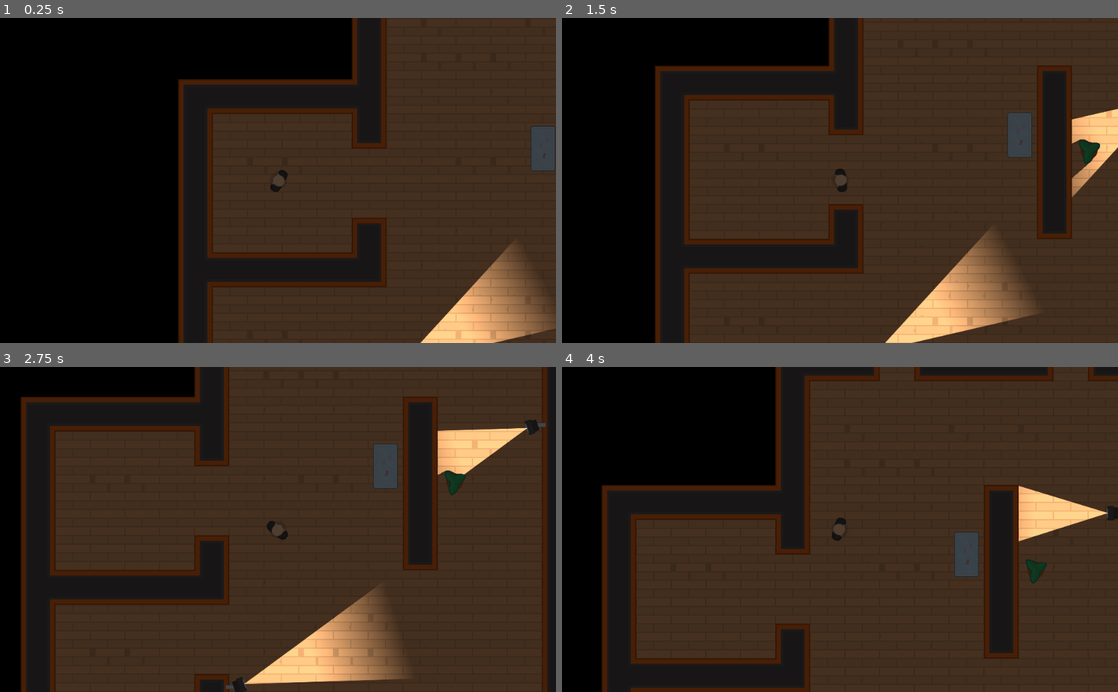
Above: before the commit, frames 1-4 (two rows, left to right).
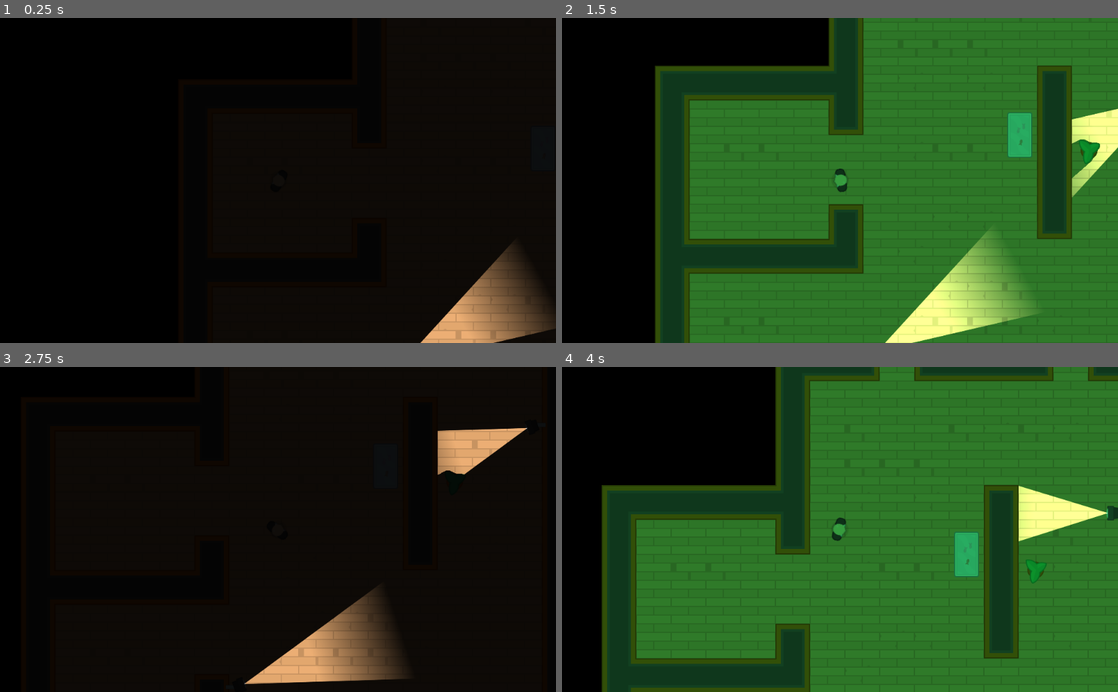
Above: after the commit, the same moments.

Repository: jruizluque/Godot2D_HeistMeisters_3.1
Game: Godot game, scene res://Levels/Level1.tscn
The game is run twice, just before and just after one commit, with the same random seed, the same clock (stepped at 60 frames per second) and the same inputs.
Inputs (mouse positions are in pixels of both pictures, inside the frame that each line leads up to):
- Up to frame 1 (0.25 s): no input
- Up to frame 2 (1.5 s): tap Enter at 0.5 s; move the mouse to (962, 164) at 0.52 s; hold D (move_right) 0.53-1.28 s; tap Space (torch_toggle, bound only before the commit) at 0.6, 1.35 s; move the mouse to (728, 196) at 1.27 s; hold S (move_down) from 1.28 s (still down)
- Up to frame 3 (2.75 s): move the mouse to (333, 458) at 2.02 s; release S (move_down) at 2.03 s; hold D (move_right) from 2.03 s (still down); tap Space (torch_toggle, bound only before the commit) at 2.1 s
- Up to frame 4 (4 s): move the mouse to (812, 594) at 2.77 s; release D (move_right) at 2.78 s; hold W (move_up) 2.78-3.53 s; tap Space (torch_toggle, bound only before the commit) at 2.85, 3.6 s; move the mouse to (1006, 578) at 3.52 s; hold A (move_left) from 3.53 s (still down)

The runs differ from the first frame. In frame 1, 52% of the frame differs, in the area x 32-100%, y 0-100%; in frame 2, 79%; in frame 3, 80%; in frame 4, 82%, in the area x 7-100%, y 0-100%.
Error in both runs: Invalid get index '0' (on base: 'PoolVector2Array'). (res://Characters/NPCs/Guard.gd:22)

Commit message:
Nightvision Mode

Diff:
--- a/Characters/Player.gd
+++ b/Characters/Player.gd
@@ -23,5 +23,5 @@
 		motion.x = lerp(motion.x, 0, FRICTION)
 
 func _input(event):
-	if Input.is_action_just_pressed("torch_toggle"):
-		$Torch.enabled = !$Torch.enabled
+	if Input.is_action_just_pressed("toggle_vision_mode"):
+		get_tree().call_group("Interface", "cycle_vision_mode")
--- /dev/null
+++ b/Interface/VisionMode.gd
@@ -0,0 +1,29 @@
+extends CanvasModulate
+
+const DARK = Color("111111")
+const NIGHTVISION = Color("37bf62")
+
+func _ready():
+	visible = true
+	color = DARK
+
+func cycle_vision_mode():
+	if $Timer.is_stopped():
+		$Timer.start()
+		if color == NIGHTVISION:
+			DARK_mode()
+		else:
+			NIGHTVISION_mode()
+
+func DARK_mode():
+	color = DARK
+	$AudioStreamPlayer2D.stream = load("res://SFX/nightvision_off.wav")
+	$AudioStreamPlayer2D.play()
+
+func NIGHTVISION_mode():
+	color = NIGHTVISION
+	$AudioStreamPlayer2D.stream = load("res://SFX/nightvision.wav")
+	$AudioStreamPlayer2D.play()
+
+func _on_Timer_timeout():
+	$Timer.stop()
--- /dev/null
+++ b/Interface/VisionMode.tscn
@@ -0,0 +1,15 @@
+[gd_scene load_steps=2 format=2]
+
+[ext_resource path="res://Interface/VisionMode.gd" type="Script" id=1]
+
+[node name="VisionMode" type="CanvasModulate" groups=[
+"Interface",
+]]
+visible = false
+color = Color( 0.313726, 0.294118, 0.294118, 1 )
+script = ExtResource( 1 )
+
+[node name="AudioStreamPlayer2D" type="AudioStreamPlayer2D" parent="."]
+
+[node name="Timer" type="Timer" parent="."]
+one_shot = true
--- a/Levels/Level1.tscn
+++ b/Levels/Level1.tscn
@@ -4,7 +4,7 @@
 [ext_resource path="res://Characters/NPCs/Camera.tscn" type="PackedScene" id=2]
 [ext_resource path="res://Characters/NPCs/Guard.tscn" type="PackedScene" id=3]
 
-[node name="Level1" index="0" instance=ExtResource( 1 )]
+[node name="Level1" instance=ExtResource( 1 )]
 
 [node name="TileMap" parent="Navigation2D" index="0"]
 tile_data = PoolIntArray( -983041, 1, 0, -1048576, 1, 2, -1048575, 1, 2, -1048574, 1, 2, -1048573, 1, 2, -1048572, 1, 2 …(8621 unchanged characters)…
--- a/Levels/TemplateLevel.tscn
+++ b/Levels/TemplateLevel.tscn
@@ -1,100 +1,101 @@
-[gd_scene load_steps=35 format=2]
+[gd_scene load_steps=36 format=2]
 
 [ext_resource path="res://Tiles/Tiles.tres" type="TileSet" id=1]
 [ext_resource path="res://GFX/Tilesheet/tilesheet_complete.png" type="Texture" id=2]
 [ext_resource path="res://Characters/Player.tscn" type="PackedScene" id=3]
-
-[sub_resource type="OccluderPolygon2D" id=2]
+[ext_resource path="res://Interface/VisionMode.tscn" type="PackedScene" id=4]
+
+[sub_resource type="OccluderPolygon2D" id=1]
 polygon = PoolVector2Array( 8, 16, 16, 16, 16, 8, 48, 8, 48, 16, 56, 16, 56, 56, 8, 56 )
 
-[sub_resource type="ConvexPolygonShape2D" id=3]
+[sub_resource type="ConvexPolygonShape2D" id=2]
 points = PoolVector2Array( 8, 16, 16, 16, 16, 8, 48, 8, 48, 16, 56, 16, 56, 56, 8, 56 )
 
-[sub_resource type="OccluderPolygon2D" id=4]
-polygon = PoolVector2Array( 0, 0, 64, 0, 64, 64, 0, 64 )
-
-[sub_resource type="ConvexPolygonShape2D" id=5]
-points = PoolVector2Array( 0, 0, 64, 0, 64, 64, 0, 64 )
-
-[sub_resource type="OccluderPolygon2D" id=12]
+[sub_resource type="OccluderPolygon2D" id=3]
+polygon = PoolVector2Array( 0, 0, 64, 0, 64, 64, 0, 64 )
+
+[sub_resource type="ConvexPolygonShape2D" id=4]
+points = PoolVector2Array( 0, 0, 64, 0, 64, 64, 0, 64 )
+
+[sub_resource type="OccluderPolygon2D" id=5]
 polygon = PoolVector2Array( 0, 8, 64, 8, 64, 60, 0, 60 )
 
-[sub_resource type="ConvexPolygonShape2D" id=13]
+[sub_resource type="ConvexPolygonShape2D" id=6]
 points = PoolVector2Array( 0, 8, 64, 8, 64, 60, 0, 60 )
 
-[sub_resource type="OccluderPolygon2D" id=14]
+[sub_resource type="OccluderPolygon2D" id=7]
 polygon = PoolVector2Array( 8, 8, 12, 4, 16, 0, 20, 0, 24, 4, 28, 8, 64, 8, 64, 60, 32, 60, 20, 52, 12, 40, 8, 32 )
 
-[sub_resource type="ConvexPolygonShape2D" id=15]
+[sub_resource type="ConvexPolygonShape2D" id=8]
 points = PoolVector2Array( 8, 8, 12, 4, 16, 0, 20, 0, 24, 4, 28, 8, 64, 8, 64, 60, 32, 60, 16, 48, 8, 36 )
 
-[sub_resource type="OccluderPolygon2D" id=16]
+[sub_resource type="OccluderPolygon2D" id=9]
 polygon = PoolVector2Array( 4, 8, 8, 4, 16, 4, 20, 8, 44, 8, 48, 4, 56, 4, 60, 8, 60, 44, 56, 52, 48, 56, 16, 56, 8, 52, 4, 44 )
 
-[sub_resource type="ConvexPolygonShape2D" id=17]
+[sub_resource type="ConvexPolygonShape2D" id=10]
 points = PoolVector2Array( 8, 4, 16, 4, 20, 8, 44, 8, 48, 4, 56, 4, 60, 8, 60, 44, 56, 52, 48, 56, 16, 56, 8, 52, 4, 44, 4, 8 )
 
-[sub_resource type="OccluderPolygon2D" id=18]
-polygon = PoolVector2Array( 0, 0, 64, 0, 64, 64, 0, 64 )
-
-[sub_resource type="ConvexPolygonShape2D" id=19]
-points = PoolVector2Array( 0, 0, 64, 0, 64, 64, 0, 64 )
-
-[sub_resource type="OccluderPolygon2D" id=20]
-polygon = PoolVector2Array( 0, 0, 64, 0, 64, 64, 0, 64 )
-
-[sub_resource type="ConvexPolygonShape2D" id=21]
-points = PoolVector2Array( 0, 0, 64, 0, 64, 64, 0, 64 )
-
-[sub_resource type="OccluderPolygon2D" id=22]
-polygon = PoolVector2Array( 0, 0, 64, 0, 64, 64, 0, 64 )
-
-[sub_resource type="ConvexPolygonShape2D" id=23]
-points = PoolVector2Array( 0, 0, 64, 0, 64, 64, 0, 64 )
-
-[sub_resource type="OccluderPolygon2D" id=6]
-polygon = PoolVector2Array( 0, 0, 64, 0, 64, 64, 0, 64 )
-
-[sub_resource type="ConvexPolygonShape2D" id=7]
-points = PoolVector2Array( 0, 0, 64, 0, 64, 64, 0, 64 )
-
-[sub_resource type="OccluderPolygon2D" id=8]
-polygon = PoolVector2Array( 0, 0, 64, 0, 64, 64, 0, 64 )
-
-[sub_resource type="ConvexPolygonShape2D" id=9]
-points = PoolVector2Array( 0, 0, 64, 0, 64, 64, 0, 64 )
-
-[sub_resource type="OccluderPolygon2D" id=10]
-polygon = PoolVector2Array( 0, 0, 64, 0, 64, 64, 0, 64 )
-
-[sub_resource type="ConvexPolygonShape2D" id=11]
-points = PoolVector2Array( 0, 0, 64, 0, 64, 64, 0, 64 )
-
-[sub_resource type="OccluderPolygon2D" id=24]
+[sub_resource type="OccluderPolygon2D" id=11]
+polygon = PoolVector2Array( 0, 0, 64, 0, 64, 64, 0, 64 )
+
+[sub_resource type="ConvexPolygonShape2D" id=12]
+points = PoolVector2Array( 0, 0, 64, 0, 64, 64, 0, 64 )
+
+[sub_resource type="OccluderPolygon2D" id=13]
+polygon = PoolVector2Array( 0, 0, 64, 0, 64, 64, 0, 64 )
+
+[sub_resource type="ConvexPolygonShape2D" id=14]
+points = PoolVector2Array( 0, 0, 64, 0, 64, 64, 0, 64 )
+
+[sub_resource type="OccluderPolygon2D" id=15]
+polygon = PoolVector2Array( 0, 0, 64, 0, 64, 64, 0, 64 )
+
+[sub_resource type="ConvexPolygonShape2D" id=16]
+points = PoolVector2Array( 0, 0, 64, 0, 64, 64, 0, 64 )
+
+[sub_resource type="OccluderPolygon2D" id=17]
+polygon = PoolVector2Array( 0, 0, 64, 0, 64, 64, 0, 64 )
+
+[sub_resource type="ConvexPolygonShape2D" id=18]
+points = PoolVector2Array( 0, 0, 64, 0, 64, 64, 0, 64 )
+
+[sub_resource type="OccluderPolygon2D" id=19]
+polygon = PoolVector2Array( 0, 0, 64, 0, 64, 64, 0, 64 )
+
+[sub_resource type="ConvexPolygonShape2D" id=20]
+points = PoolVector2Array( 0, 0, 64, 0, 64, 64, 0, 64 )
+
+[sub_resource type="OccluderPolygon2D" id=21]
+polygon = PoolVector2Array( 0, 0, 64, 0, 64, 64, 0, 64 )
+
+[sub_resource type="ConvexPolygonShape2D" id=22]
+points = PoolVector2Array( 0, 0, 64, 0, 64, 64, 0, 64 )
+
+[sub_resource type="OccluderPolygon2D" id=23]
 polygon = PoolVector2Array( 24, 8, 64, 8, 64, 56, 24, 56, 20, 52, 20, 12 )
 
-[sub_resource type="ConvexPolygonShape2D" id=25]
+[sub_resource type="ConvexPolygonShape2D" id=24]
 points = PoolVector2Array( 24, 8, 64, 8, 64, 56, 24, 56, 20, 52, 20, 12 )
 
-[sub_resource type="OccluderPolygon2D" id=26]
+[sub_resource type="OccluderPolygon2D" id=25]
 polygon = PoolVector2Array( 0, 8, 40, 8, 44, 12, 44, 52, 40, 56, 0, 56 )
 
-[sub_resource type="ConvexPolygonShape2D" id=27]
+[sub_resource type="ConvexPolygonShape2D" id=26]
 points = PoolVector2Array( 40, 8, 44, 12, 44, 52, 40, 56, 0, 56, 0, 8 )
 
-[sub_resource type="OccluderPolygon2D" id=28]
+[sub_resource type="OccluderPolygon2D" id=27]
 polygon = PoolVector2Array( 24, 20, 28, 18, 32, 16, 38, 16, 42, 14, 46, 12, 54, 12, 56, 16, 56, 22, 52, 30, 50, 36, 50, 44, 48, 50, 46, 52, 42, 52, 36, 48, 30, 46, 26, 44, 22, 40, 16, 36, 12, 32, 10, 28, 10, 24, 16, 20 )
 
-[sub_resource type="ConvexPolygonShape2D" id=29]
+[sub_resource type="ConvexPolygonShape2D" id=28]
 points = PoolVector2Array( 10, 24, 18, 20, 24, 20, 30, 16, 40, 16, 46, 12, 54, 12, 56, 14, 56, 22, 52, 30, 50, 34, 50, 38, 50, 46, 48, 52, 44, 52, 40, 50, 36, 48, 30, 46, 24, 42, 16, 36, 10, 28 )
 
-[sub_resource type="OccluderPolygon2D" id=30]
+[sub_resource type="OccluderPolygon2D" id=29]
 polygon = PoolVector2Array( 0, 8, 36, 8, 40, 4, 44, 0, 48, 0, 52, 4, 56, 8, 56, 32, 48, 48, 40, 56, 28, 60, 0, 60 )
 
-[sub_resource type="ConvexPolygonShape2D" id=31]
+[sub_resource type="ConvexPolygonShape2D" id=30]
 points = PoolVector2Array( 0, 8, 36, 8, 40, 4, 44, 0, 48, 0, 52, 4, 56, 8, 56, 32, 48, 48, 40, 56, 32, 60, 0, 60 )
 
-[sub_resource type="TileSet" id=1]
+[sub_resource type="TileSet" id=31]
 0/name = "tilesheet_complete.png 0"
 0/texture = ExtResource( 2 )
 0/tex_offset = Vector2( 0, 0 )
@@ -384,8 +385,7 @@
 [node name="Camera2D" type="Camera2D" parent="Player"]
 current = true
 
-[node name="CanvasModulate" type="CanvasModulate" parent="."]
-color = Color( 0.313726, 0.294118, 0.294118, 1 )
+[node name="VisionMode" parent="." instance=ExtResource( 4 )]
 
 [node name="Cameras" type="Node2D" parent="."]
 
--- a/project.godot
+++ b/project.godot
@@ -41,7 +41,7 @@
 "events": [ Object(InputEventKey,"resource_local_to_scene":false,"resource_name":"","device":0,"alt":false,"shift":false,"control":false,"meta":false,"command":false,"pressed":false,"scancode":68,"unicode":0,"echo":false,"script":null)
  ]
 }
-torch_toggle={
+toggle_vision_mode={
 "deadzone": 0.5,
 "events": [ Object(InputEventKey,"resource_local_to_scene":false,"resource_name":"","device":0,"alt":false,"shift":false,"control":false,"meta":false,"command":false,"pressed":false,"scancode":32,"unicode":0,"echo":false,"script":null)
  ]
Not shown: 16 places in Levels/TemplateLevel.tscn that only renumber resources
